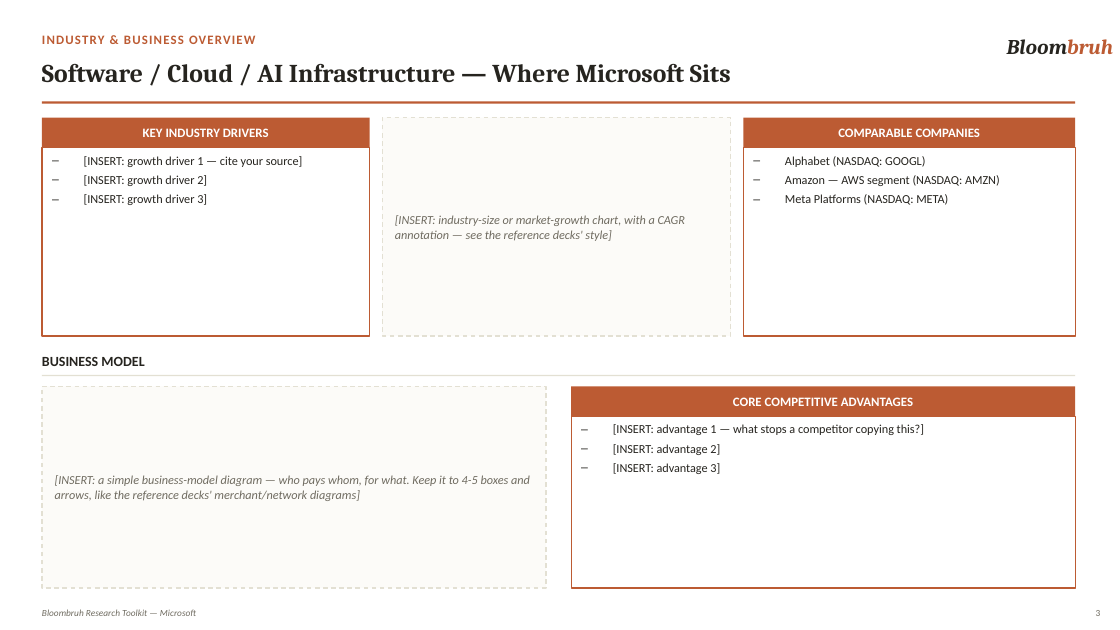
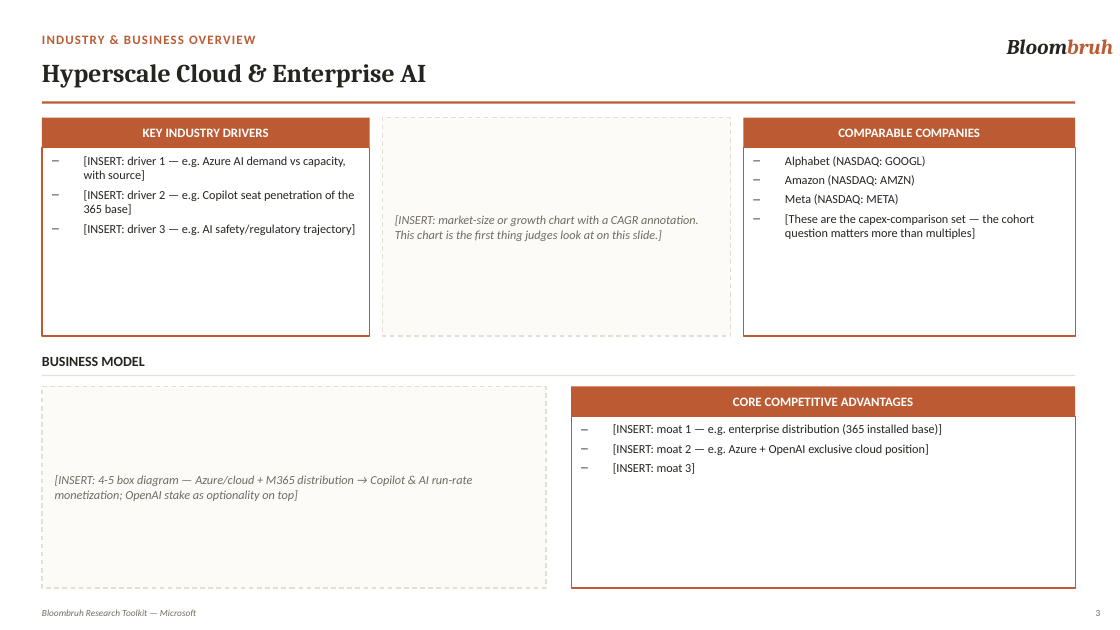
Before and after one commit to hopeful-chicken/Bloombruh, a slide deck: slide 3 of src/data/pitch-templates/microsoft-ai-industry.pptx. Drawn at 1120x630 pixels with LibreOffice and Linux fonts; fonts in the diff are those of the drawing. Boxes give left, top, right and bottom in pixels: in the first picture for what was removed or moved away, otherwise in the second. Text is boxed around its words. In the diff, an @@ line names an element or a change of style, - is before the commit and + after.

```diff
--- a/src/data/pitch-templates/microsoft-ai-industry.pptx
+++ b/src/data/pitch-templates/microsoft-ai-industry.pptx
@@ text at [42,64,426,87]: text changed @@
-Software / Cloud / AI Infrastructure — Where Microsoft Sits
+Hyperscale Cloud & Enterprise AI
@@ text at [84,156,355,235]: text changed @@
-– [INSERT: growth driver 1 — cite your source]
-– [INSERT: growth driver 2]
-– [INSERT: growth driver 3]
+– [INSERT: driver 1 — e.g. Azure AI demand vs capacity, with source]
+– [INSERT: driver 2 — e.g. Copilot seat penetration of the 365 base]
+– [INSERT: driver 3 — e.g. AI safety/regulatory trajectory]
@@ text at [785,175,1035,239]: text changed @@
-– Amazon — AWS segment (NASDAQ: AMZN)
-– Meta Platforms (NASDAQ: META)
+– Amazon (NASDAQ: AMZN)
+– Meta (NASDAQ: META)
+– [These are the capex-comparison set — the cohort question matters more than multiples]
@@ text at [395,215,699,241]: text changed @@
-[INSERT: industry-size or market-growth chart, with a CAGR annotation — see the reference decks' style]
+[INSERT: market-size or growth chart with a CAGR annotation. This chart is the first thing judges look at on this slide.]
@@ text at [613,424,942,474]: text changed @@
-– [INSERT: advantage 1 — what stops a competitor copying this?]
-– [INSERT: advantage 2]
-– [INSERT: advantage 3]
+– [INSERT: moat 1 — e.g. enterprise distribution (365 installed base)]
+– [INSERT: moat 2 — e.g. Azure + OpenAI exclusive cloud position]
+– [INSERT: moat 3]
@@ text at [55,475,473,501]: text changed @@
-[INSERT: a simple business-model diagram — who pays whom, for what. Keep it to 4-5 boxes and arrows, like the reference decks' merchant/network diagrams]
+[INSERT: 4-5 box diagram — Azure/cloud + M365 distribution → Copilot & AI run-rate monetization; OpenAI stake as optionality on top]
```
Also in this commit, not shown: 9 other slides changed, 4 slides added, 18 other files.
